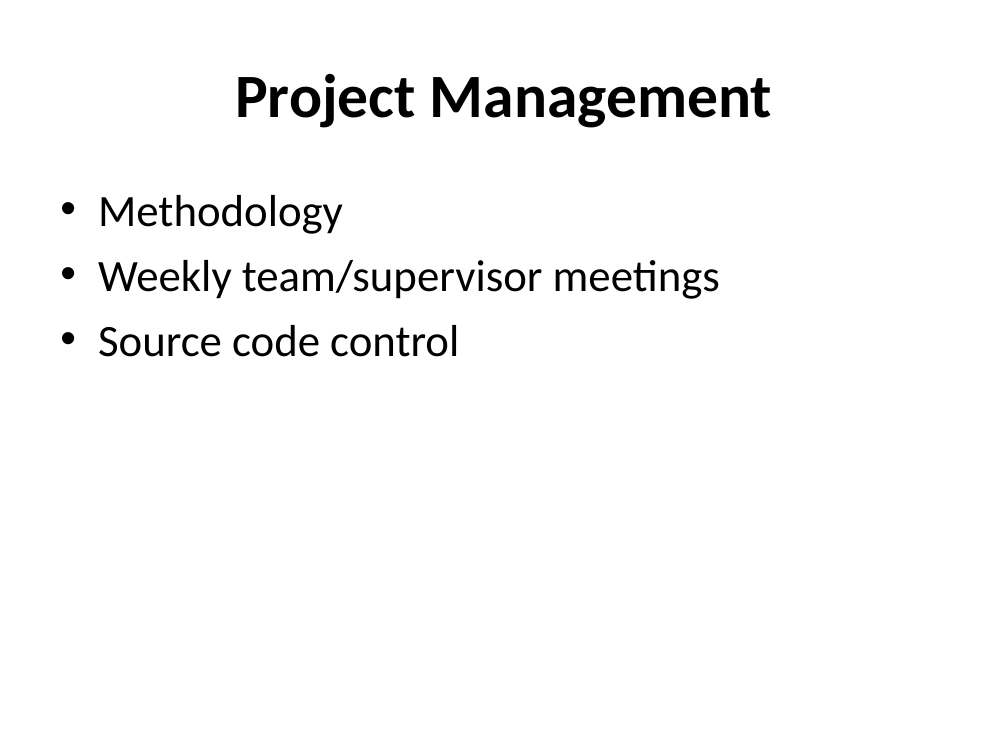
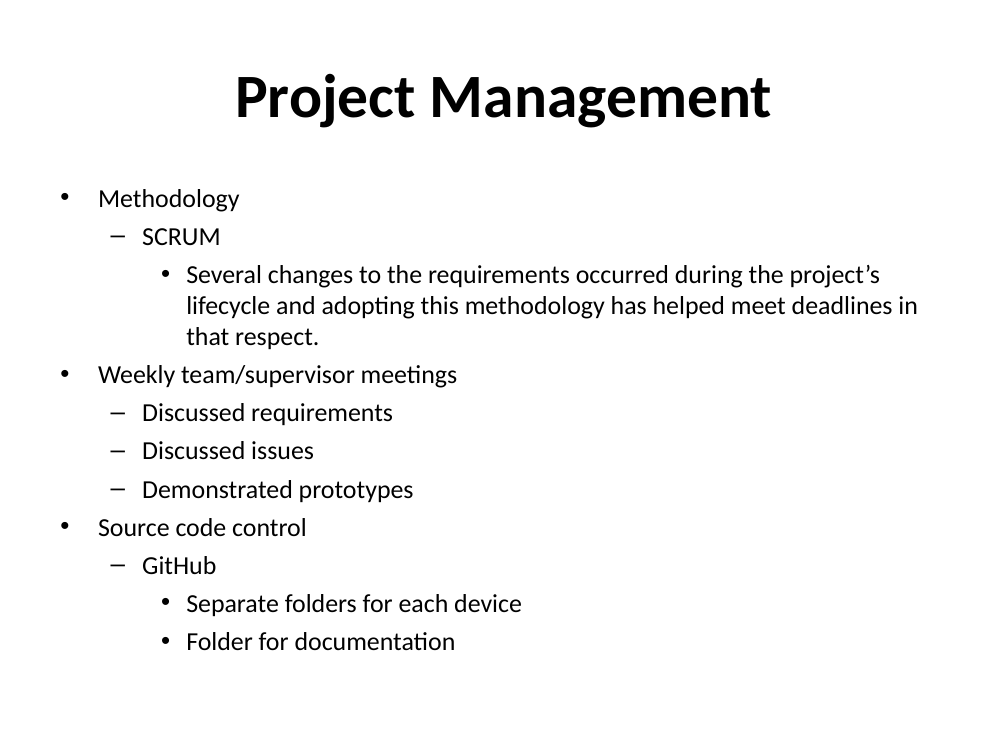
Before and after one commit to Hankli/VirtualEnvironments-Project, a slide deck: slide 3 of Documents/Presentations/Mock Presentation v2.ppt. Drawn at 1008x756 pixels with LibreOffice and Linux fonts; fonts in the diff are those of the drawing; background and template pictures are left out. Boxes give left, top, right and bottom in pixels: in the first picture for what was removed or moved away, otherwise in the second. Text is boxed around its words. In the diff, an @@ line names an element or a change of style, - is before the commit and + after.

Commit message:
Pres Project Management
Added some points to the project management slide.

```diff
--- a/Documents/Presentations/Mock Presentation v2.ppt
+++ b/Documents/Presentations/Mock Presentation v2.ppt
@@ text at [98, 189, 458, 536]: size 32 to 18.5 pt in "Methodology", "Weekly team/supervisor meetings", "Source code control"; less space between paragraphs @@
@@ text at [142, 228, 918, 350]: paragraphs added @@
+  – SCRUM
+    • Several changes to the requirements occurred during the project’s lifecycle and adopting this methodology has helped meet deadlines in that respect.
@@ text at [142, 403, 414, 503]: paragraphs added @@
+  – Discussed requirements
+  – Discussed issues
+  – Demonstrated prototypes
@@ text at [142, 556, 522, 651]: paragraphs added @@
+  – GitHub
+    • Separate folders for each device
+    • Folder for documentation
```
Also in this commit, not shown: 2 other files.
